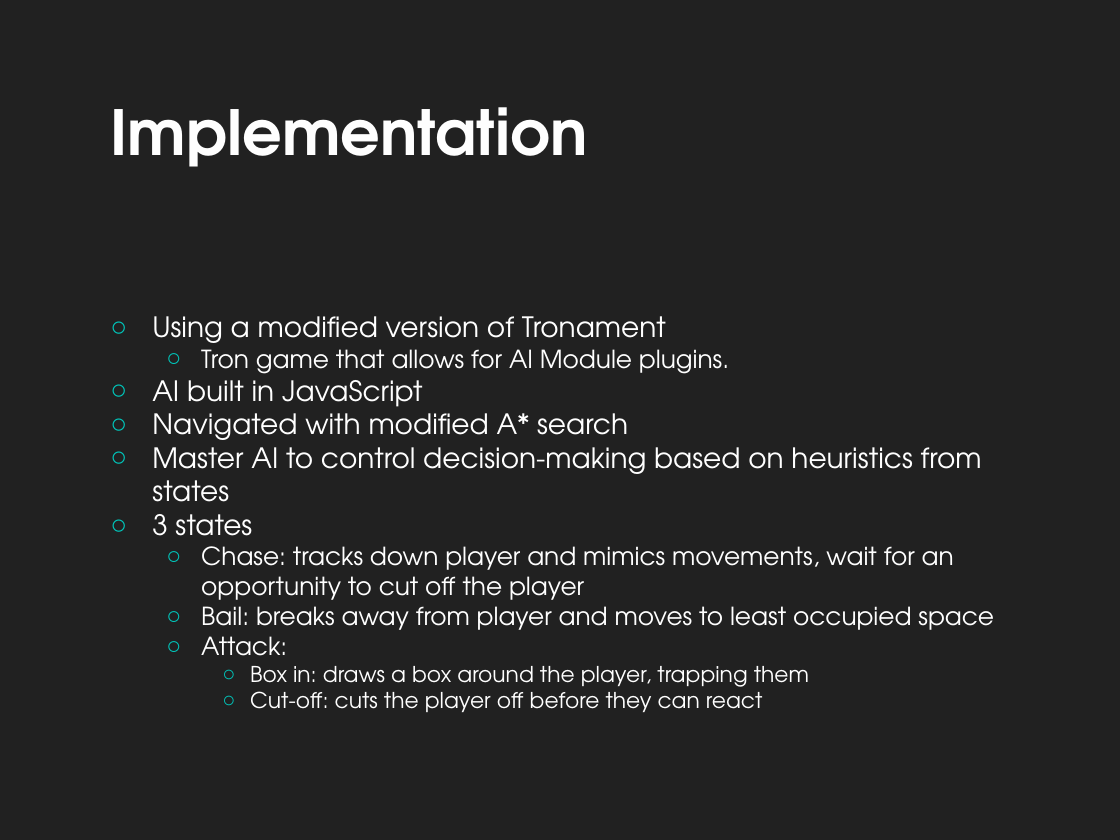
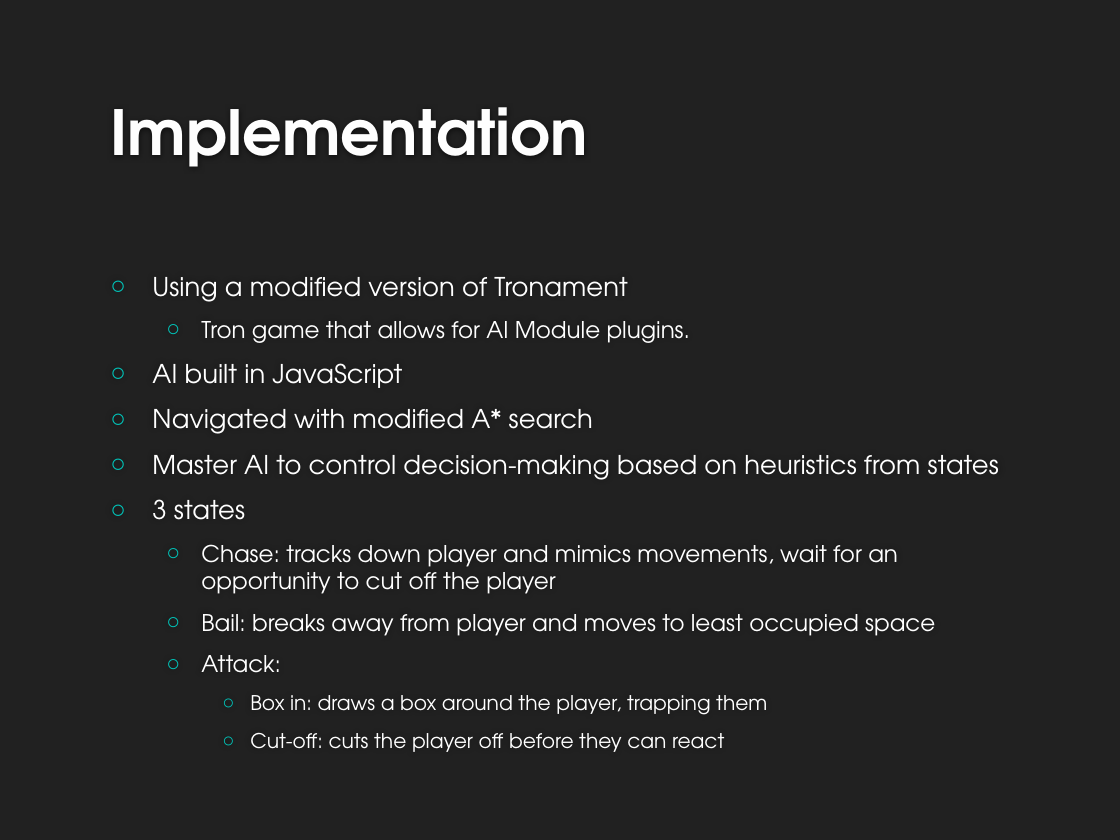
Before and after one commit to UWWAIProject/TronAI, a slide deck: slide 6 of Hammerhead Tron AI.pptx. Drawn at 1120x840 pixels with LibreOffice and Linux fonts; fonts in the diff are those of the drawing; background and template pictures are left out. Boxes give left, top, right and bottom in pixels: in the first picture for what was removed or moved away, otherwise in the second. Text is boxed around its words. In the diff, an @@ line names an element or a change of style, - is before the commit and + after.

```diff
--- a/Hammerhead Tron AI.pptx
+++ b/Hammerhead Tron AI.pptx
@@ text "Using a modified version of ..." at [152,277,999,752]: size 18 to 16.6 pt in "Using a modified version of Tronament", "AI built in JavaScript", "Navigated with modified A* search", "Master AI to control decision-making based on ..." and 1 more places; size 16 to 14.8 pt in "Tron game that allows for AI Module ...", "Chase: tracks down player and mimics movements, ...", "Bail: breaks away from player and moves ...", "Attack:"; size 14 to 12.9 pt in "Box in: draws a box around the ...", "Cut-off: cuts the player off before they ..."; indent changed; more space between paragraphs @@
```
Also in this commit, not shown: 10 other slides changed.
